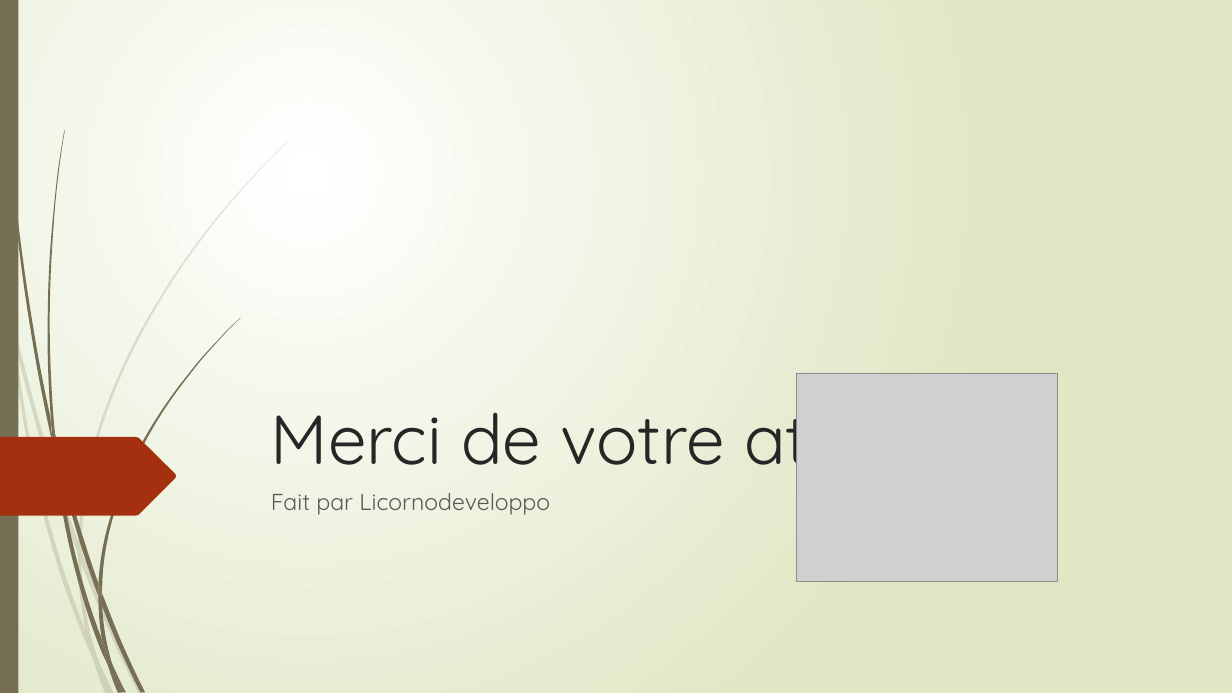
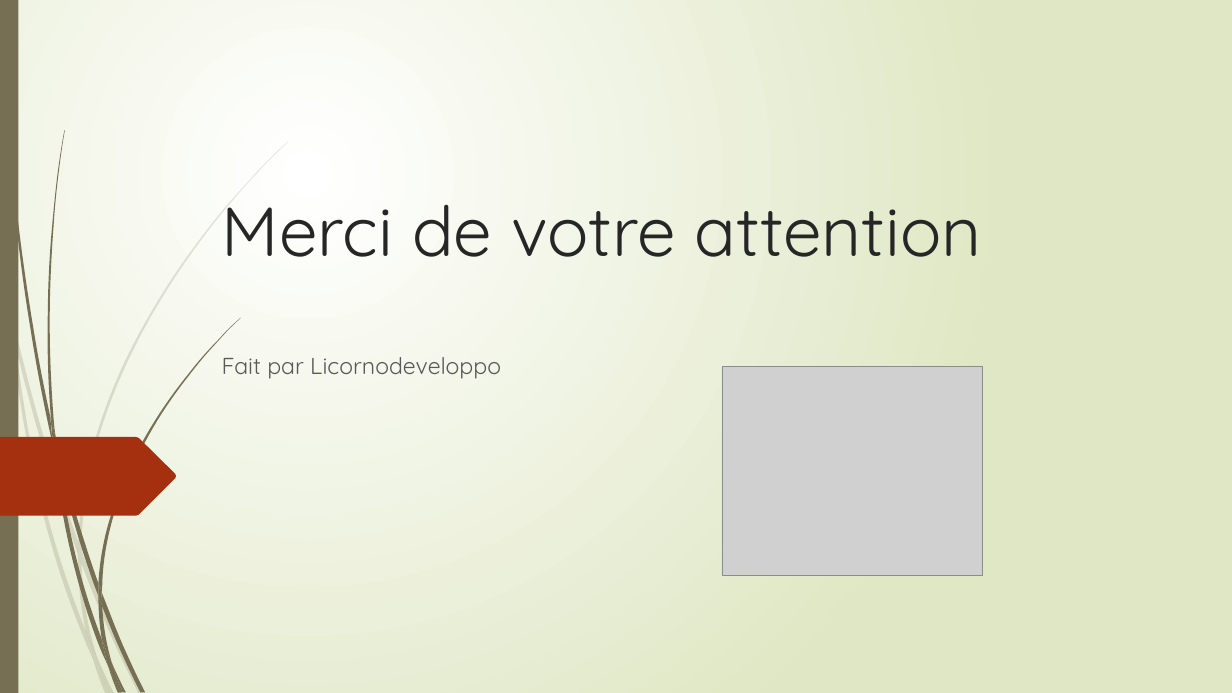
Before and after one commit to Lethiers/tp_uml_groupe_1, a slide deck: slide 19 of Présentation_UML_groupe1.pptx (slide 18 before the commit). Drawn at 1232x693 pixels with LibreOffice and Linux fonts; fonts in the diff are those of the drawing; grey boxes stand for pictures. Boxes give left, top, right and bottom in pixels: in the first picture for what was removed or moved away, otherwise in the second. Text is boxed around its words. In the diff, an @@ line names an element or a change of style, - is before the commit and + after.

```diff
--- a/Présentation_UML_groupe1.pptx
+++ b/Présentation_UML_groupe1.pptx
@@ title "Merci de votre attention" rewrapped from [271,392,1031,482] to [222,204,982,257] @@
@@ subtitle "Fait par Licornodeveloppo": place and size @@
-subtitle "Fait par Licornodeveloppo" at [271,493,550,515]
+subtitle "Fait par Licornodeveloppo" at [222,357,501,379]
@@ picture: place and size @@
-picture at [797,373,1057,582]
+picture at [722,367,982,576]
```
